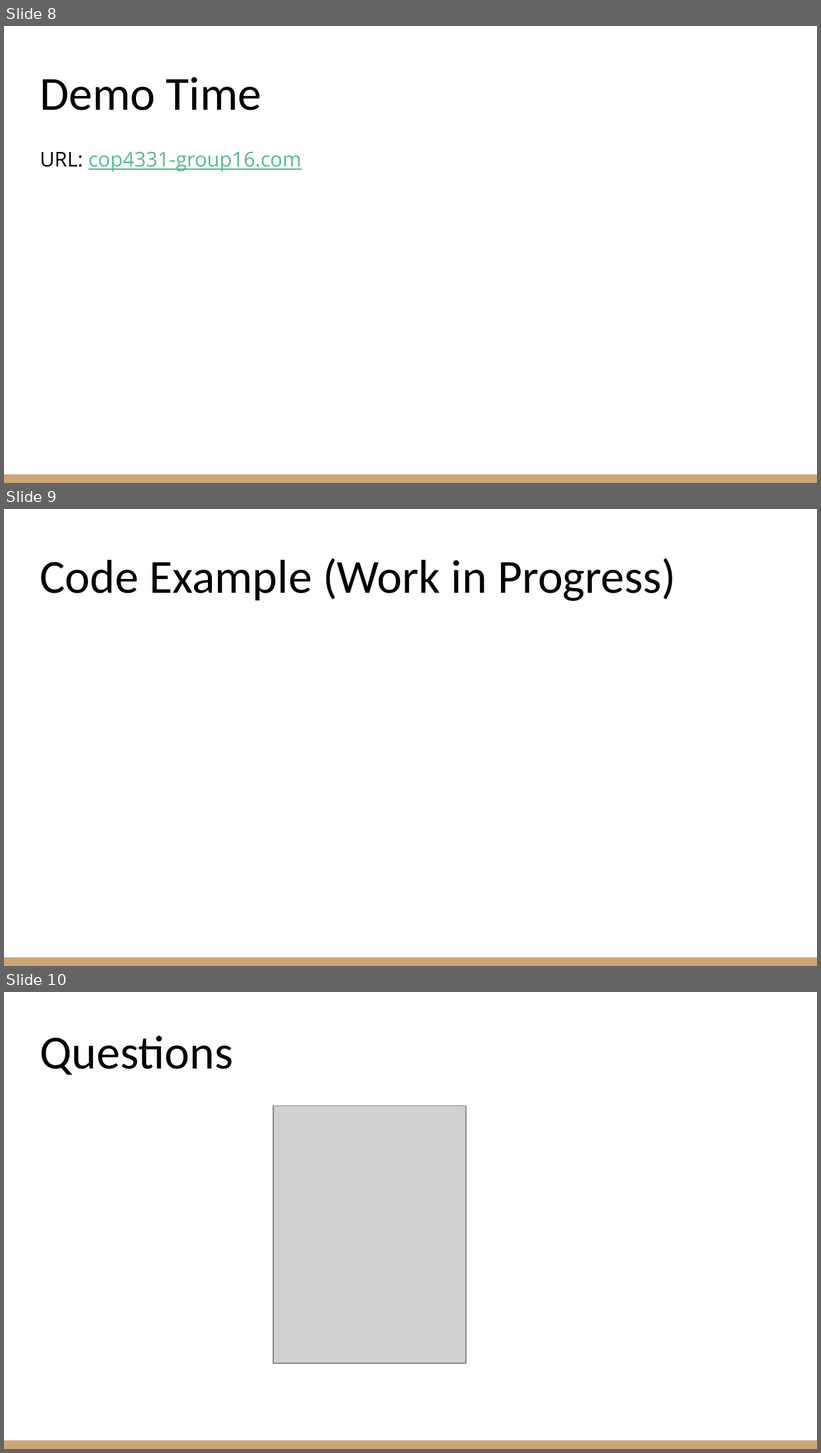
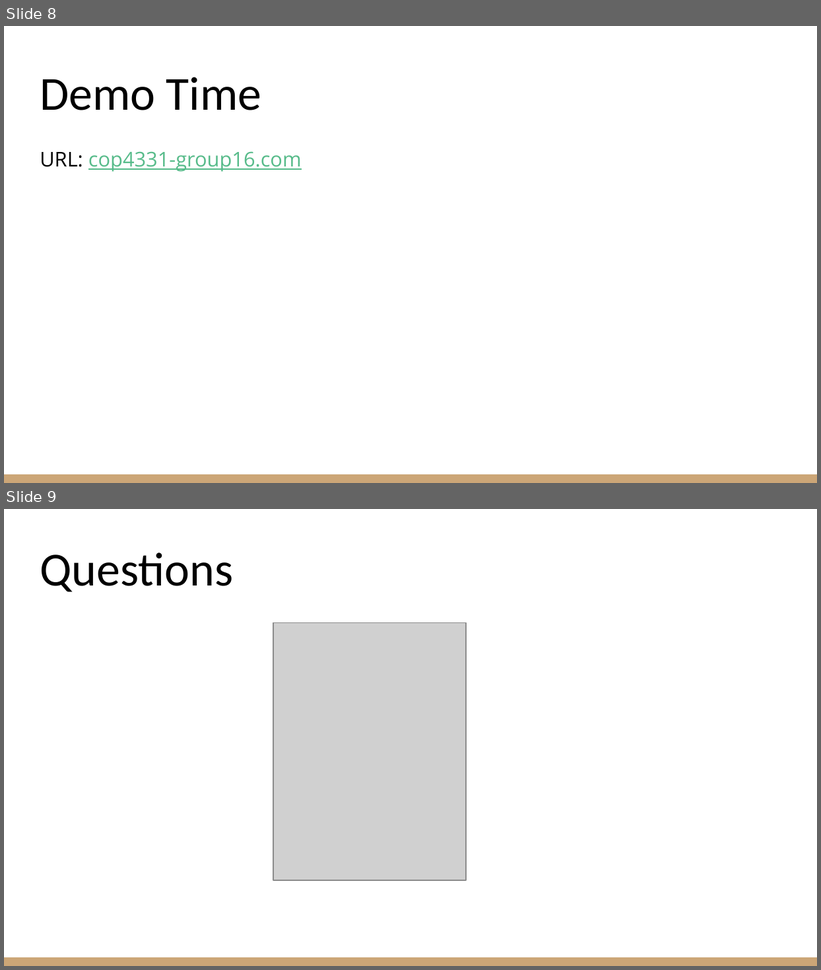
Before and after one commit to jlambert23/COP4331, a slide deck: Contact manager (Small project COP4331) (4).pptx. Shown one above the other, each under a label of ours: slides 8, 9 and 10 before the commit, slides 8 and 9 after it. The pictures are 821x1453 and 821x970 pixels, drawn with LibreOffice and Linux fonts; fonts in the diff are those of the drawing; grey boxes stand for pictures. Boxes give left, top, right and bottom in pixels: in the first picture for what was removed or moved away, otherwise in the second. Text is boxed around its words. In the diff, an @@ line names an element or a change of style, - is before the commit and + after.

```diff
--- a/Contact manager (Small project COP4331) (4).pptx
+++ b/Contact manager (Small project COP4331) (4).pptx
@@ slide 9 removed at box(4, 509, 817, 966), background #FFFFFF; not listed: 1 template element that a slide beside it also shows @@
@@ title removed at box(40, 558, 676, 601) @@
-Code Example (Work in Progress)
@@ what was slide 10 is now slide 9 @@
```
Also in this commit, not shown: 4 slides changed.
